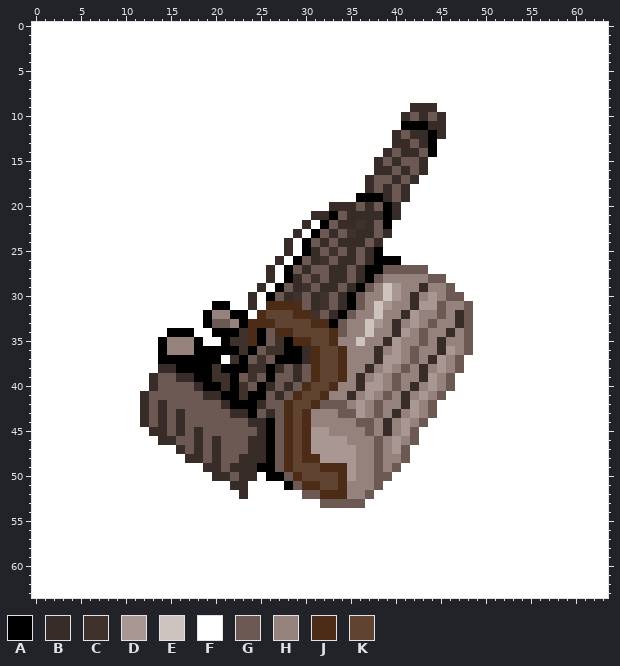
Two states of a pixel-art sprite, graphics/Guns/2 вариант/2.png. That is the earlier state.
The file is 64x64 pixels. Colours within 5 levels of each other are drawn and written as one.
Palette (. is transparent): A #000000  B #372c28  C #3f322d  D #a99793  E #cdc3bf  F #ffffff  G #6d5953  H #95827d  J #4c2c16  K #604331
And afterwards:
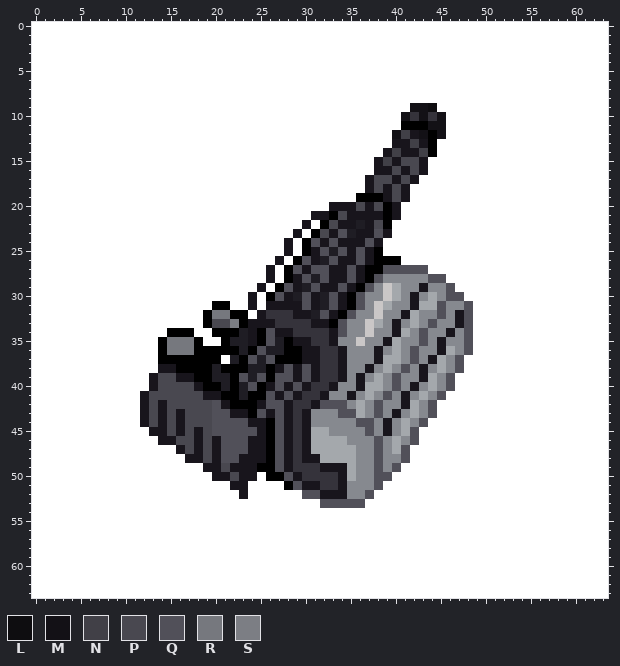
Colours new in this view: L #0e0d10  M #131116  N #414047  P #494850  Q #515059  R #76787e  S #7c7e84
Change:
@@ palette @@
-B #372c28
+B #18151c
-C #3f322d
+C #1f1d24
-D #a99793
+D #a4a8ac
-E #cdc3bf
+E #cac7c7
-H #95827d
+H #86898f
-K #604331
+K #35333b
@@ x 11..50 @@
  8 FFFFFFFFFFFFFFFFFFFFFFFFFFFFFFFFFFFFFFFF
- 9 FFFFFFFFFFFFFFFFFFFFFFFFFFFFFFFBBBFFFFFF
-10 FFFFFFFFFFFFFFFFFFFFFFFFFFFFFFBGBGBFFFFF
-11 FFFFFFFFFFFFFFFFFFFFFFFFFFFFFFAAABBFFFFF
-12 FFFFFFFFFFFFFFFFFFFFFFFFFFFFFBGBBABFFFFF
-13 FFFFFFFFFFFFFFFFFFFFFFFFFFFFFBBGBAFFFFFF
-14 FFFFFFFFFFFFFFFFFFFFFFFFFFFFBGBBGAFFFFFF
-15 FFFFFFFFFFFFFFFFFFFFFFFFFFFBGBGGBFFFFFFF
-16 FFFFFFFFFFFFFFFFFFFFFFFFFFFBBGBGBFFFFFFF
-17 FFFFFFFFFFFFFFFFFFFFFFFFFFBGGBGBFFFFFFFF
-18 FFFFFFFFFFFFFFFFFFFFFFFFFFBGBGBFFFFFFFFF
-19 FFFFFFFFFFFFFFFFFFFFFFFFFAAABGBFFFFFFFFF
-20 FFFFFFFFFFFFFFFFFFFFFFBBBGBGABFFFFFFFFFF
-21 FFFFFFFFFFFFFFFFFFFFBBAGBBBBABFFFFFFFFFF
-22 FFFFFFFFFFFFFFFFFFFBFAGBBCBGAFFFFFFFFFFF
-23 FFFFFFFFFFFFFFFFFFBFAGBGCBBGBFFFFFFFFFFF
-24 FFFFFFFFFFFFFFFFFBFAGBGBBBGBFFFFFFFFFFFF
-25 FFFFFFFFFFFFFFFFFBFABGCGBGBAFFFFFFFFFFFF
-26 FFFFFFFFFFFFFFFFBFAGBCGBBGBAAAFFFFFFFFFF
-27 FFFFFFFFFFFFFFFBFAGBGGBBGBAAGGGGGFFFFFFF
-28 FFFFFFFFFFFFFFFBFABGCGBBGBAGHHHHHGGFFFFF
-29 FFFFFFFFFFFFFFBFAGBCGBBGBAGHEDHHBHHGFFFF
-30 FFFFFFFFFFFFFBFAGBCGBCGBAGHHEDHBHDHGGFFF
-31 FFFFFFFFFAAFFBFJJJJGBCGBAGHEDHHBDDGHHGFF
-32 FFFFFFFFAHHAAFJKKKJJCGBAGHHEHHBDHHGHBGFF
-33 FFFFFFFFAGGHAJJJKKKKJJAGHHEDHBHDHGHHBGFF
-34 FFFFAAAFFAAACJAGJJKKKKJGHHEHHBDHGHHBHGFF
-35 FFFAHHHAFFACCJAGCAJJKKJHHEHHBDHHGHBHHGFF
-36 FFFAHHHAAAAACAGCCAABJKKJHHHBHDHGHHBDHGFF
-37 FFFAAAAAAAFCAGCGAAABJKKJHHHBDDHGHBDHGFFF
-38 FFFBBAAAACAAACCABGBGJKKJHHBHDHGHBHDHGFFF
-39 FFBGGBBAACCAGCGAGGBGJKKJHBHDHGHHBDHGFFFF
-40 FFBGGGGBAACACGABGBGJKKJHHBDDHGHBHDHGFFFF
-41 FBGGGGGGBBAACAAGBGJKKJHHBHDHGHBHDHGFFFFF
-42 FBGBGGGGGGBAAABGGJKKJGGGHDHGHHBDHGFFFFFF
-43 FBGBGBGGGGGBBAGBGJKJHHHGGDHGHBHDHGFFFFFF
-44 FBGBGBGGGGGGGBBAGJKJHHHHHGGHBHDHGFFFFFFF
-45 FFBBGBGBGGGGGGBAGJKJDDHHHHGHBHDGFFFFFFFF
-46 FFFBBGGBGBGGGBBAGJKJDDDDHHHGHDHGFFFFFFFF
-47 FFFFFBGBGBGGGBBAGJKJDDDDDHHGHDGFFFFFFFFF
-48 FFFFFFBBGBGGBBBAGJKJJDDDDHHGHHGFFFFFFFFF
-49 FFFFFFFFBBGBBBAAGJKKKJJJDHHGHGFFFFFFFFFF
-50 FFFFFFFFFBBGBBFAAGJKKKKJDHHGGFFFFFFFFFFF
-51 FFFFFFFFFFFBBFFFFAGJJKKJHHHGFFFFFFFFFFFF
-52 FFFFFFFFFFFFBFFFFFFGGJJJHHGFFFFFFFFFFFFF
-53 FFFFFFFFFFFFFFFFFFFFFGGGGGFFFFFFFFFFFFFF
+ 9 FFFFFFFFFFFFFFFFFFFFFFFFFFFFFFFMMLFFFFFF
+10 FFFFFFFFFFFFFFFFFFFFFFFFFFFFFFMKMKMFFFFF
+11 FFFFFFFFFFFFFFFFFFFFFFFFFFFFFFAAAMMFFFFF
+12 FFFFFFFFFFFFFFFFFFFFFFFFFFFFFMNBMAMFFFFF
+13 FFFFFFFFFFFFFFFFFFFFFFFFFFFFFBBNBAFFFFFF
+14 FFFFFFFFFFFFFFFFFFFFFFFFFFFFBNBBNAFFFFFF
+15 FFFFFFFFFFFFFFFFFFFFFFFFFFFBNBPPBFFFFFFF
+16 FFFFFFFFFFFFFFFFFFFFFFFFFFFBBPBPBFFFFFFF
+17 FFFFFFFFFFFFFFFFFFFFFFFFFFBPPBPBFFFFFFFF
+18 FFFFFFFFFFFFFFFFFFFFFFFFFFBPBPBFFFFFFFFF
+19 FFFFFFFFFFFFFFFFFFFFFFFFFAAABPBFFFFFFFFF
+20 FFFFFFFFFFFFFFFFFFFFFFBBBPBPABFFFFFFFFFF
+21 FFFFFFFFFFFFFFFFFFFFBBAPBBBBABFFFFFFFFFF
+22 FFFFFFFFFFFFFFFFFFFBFAPBBCBPAFFFFFFFFFFF
+23 FFFFFFFFFFFFFFFFFFBFAPBQCBBQBFFFFFFFFFFF
+24 FFFFFFFFFFFFFFFFFBFAQBQBBBQBFFFFFFFFFFFF
+25 FFFFFFFFFFFFFFFFFBFABQCQBQBAFFFFFFFFFFFF
+26 FFFFFFFFFFFFFFFFBFAQBCQBBQBAAAFFFFFFFFFF
+27 FFFFFFFFFFFFFFFBFAQBQQBBQBAAQQQQQFFFFFFF
+28 FFFFFFFFFFFFFFFBFABQCQBBQBAQHHHHHQQFFFFF
+29 FFFFFFFFFFFFFFBFAQBCQBBQBAQHEDHHBHHQFFFF
+30 FFFFFFFFFFFFFBFAQBCQBCQBAQHHEDHBHDHQQFFF
+31 FFFFFFFFFAAFFBFBBBBQBCQBAQHEDHHBDDQHHQFF
+32 FFFFFFFFARRAAFBKKKBBCQBAQHHEHHBDHHQHBQFF
+33 FFFFFFFFAPPSABBBKKKKBBAQHHEDHBHDHQHHBQFF
+34 FFFFAAAFFAAACBAQBBKKKKBQHHEHHBDHQHHBHQFF
+35 FFFARRRAFFACCBAQCABBKKBHHEHHBDHHQHBHHQFF
+36 FFFARRRAAAAACAQCCAABBKKBHHHBHDHQHHBDHQFF
+37 FFFAAAAAAAFCAQCQAAABBKKBHHHBDDHQHBDHQFFF
+38 FFFBBAAAACAAACCABQBQBKKBHHBHDHQHBHDHQFFF
+39 FFBPPBBAACCAQCQAQQBQBKKBHBHDHQHHBDHQFFFF
+40 FFBPPPPBAACACQABQBQBKKBHHBDDHQHBHDHQFFFF
+41 FBPPPPPPBBAACAAQBQBKKBHHBHDHQHBHDHQFFFFF
+42 FBPBPPPPPQBAAABQQBKKBQQQHDHQHHBDHQFFFFFF
+43 FBPBPBPPPQQBBAQBQBKBHHHQQDHQHBHDHQFFFFFF
+44 FBPBPBPPPQQQQBBAQBKBHHHHHQQHBHDHQFFFFFFF
+45 FFBBPBPBPQQQQQBAQBKBDDHHHHQHBHDQFFFFFFFF
+46 FFFBBPPBPBQQQBBAQBKBDDDDHHHQHDHQFFFFFFFF
+47 FFFFFBPBPBQQQBBAQBKBDDDDDHHQHDQFFFFFFFFF
+48 FFFFFFBBPBQQBBBAQBKBBDDDDHHQHHQFFFFFFFFF
+49 FFFFFFFFBBPBBBAAQBKKKBBBDHHQHQFFFFFFFFFF
+50 FFFFFFFFFBBPBBFAAQBKKKKBDHHQQFFFFFFFFFFF
+51 FFFFFFFFFFFBBFFFFAQBBKKBHHHQFFFFFFFFFFFF
+52 FFFFFFFFFFFFBFFFFFFQQBBBHHQFFFFFFFFFFFFF
+53 FFFFFFFFFFFFFFFFFFFFFQQQQQFFFFFFFFFFFFFF
 54 FFFFFFFFFFFFFFFFFFFFFFFFFFFFFFFFFFFFFFFF
Where, in picture pixels (left, top, right, bottom), the same in both pictures:
changed: (140, 103, 473, 508)
